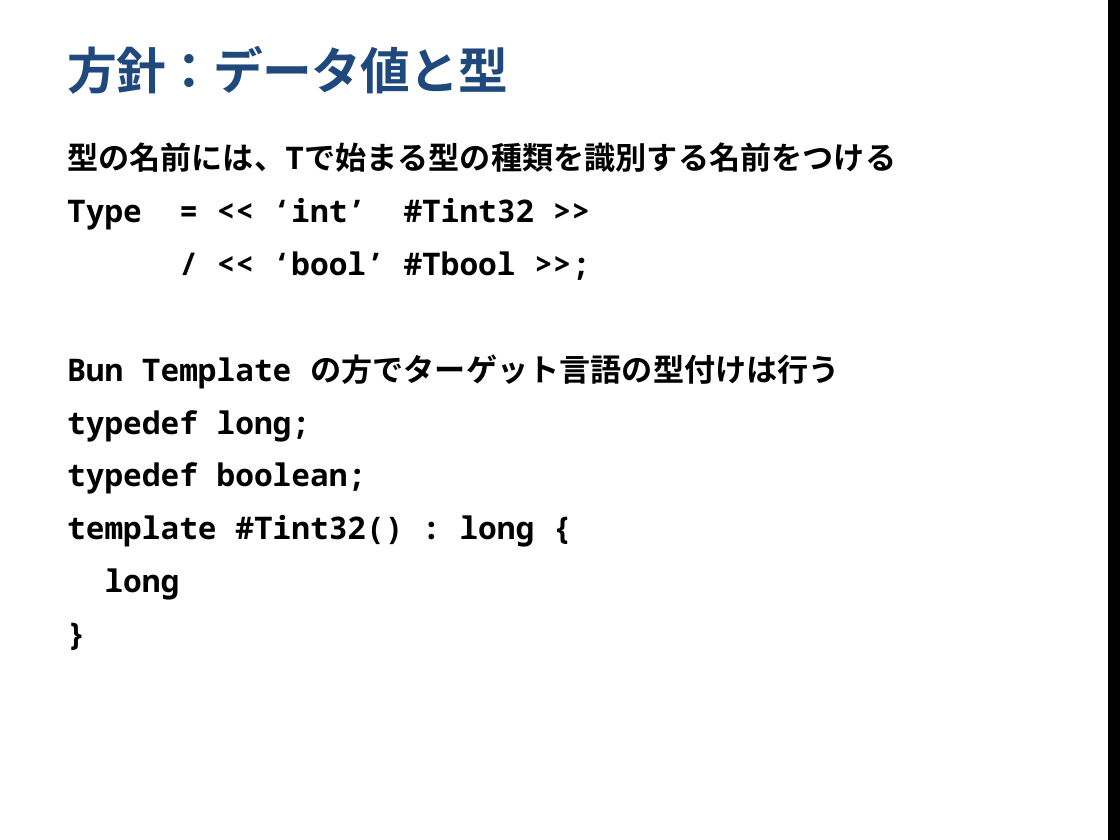
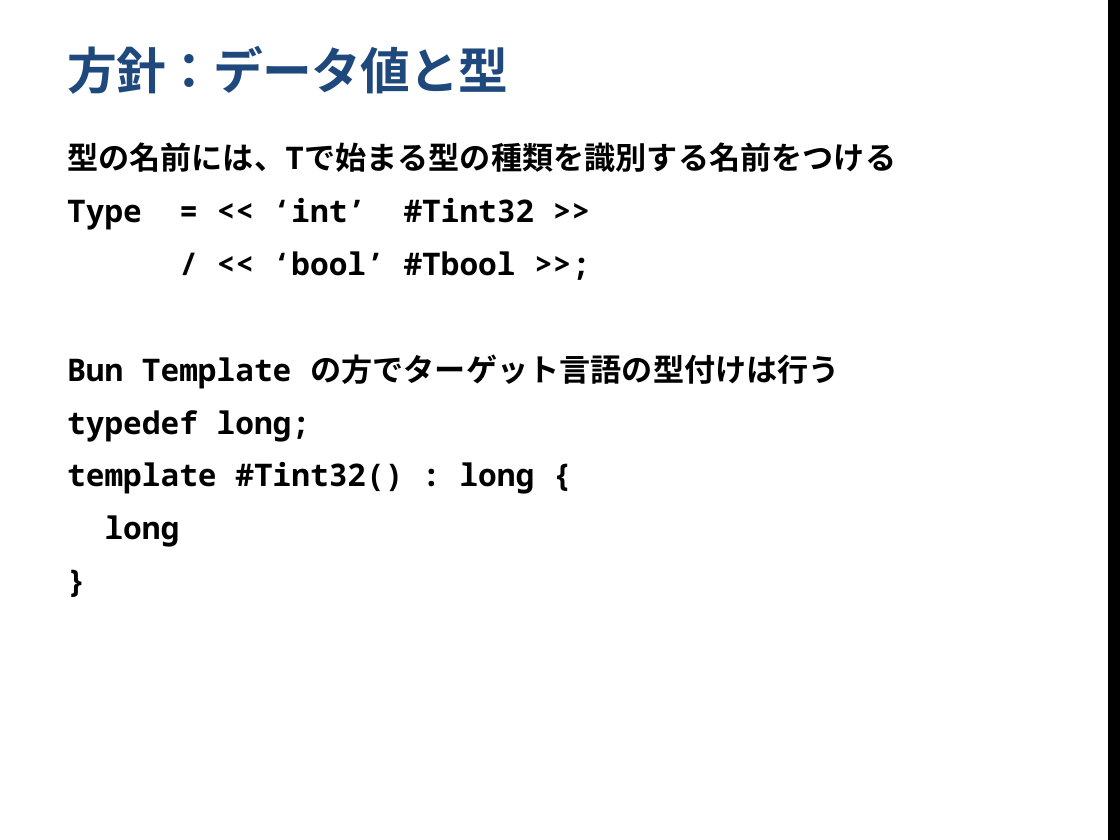
Before and after one commit to yshinya6/libbun2, a slide deck: slide 7 of doc/BunCommon.pptx (slide 5 before the commit). Drawn at 1120x840 pixels with LibreOffice and Linux fonts; fonts in the diff are those of the drawing; background and template pictures are left out. Boxes give left, top, right and bottom in pixels: in the first picture for what was removed or moved away, otherwise in the second. Text is boxed around its words. In the diff, an @@ line names an element or a change of style, - is before the commit and + after.

```diff
--- a/doc/BunCommon.pptx
+++ b/doc/BunCommon.pptx
@@ text at (x1=67, y1=462, x2=366, y2=494): paragraph removed @@
-typedef boolean;
```
Also in this commit, not shown: 4 other slides changed, 6 slides added, 1 slide removed.
